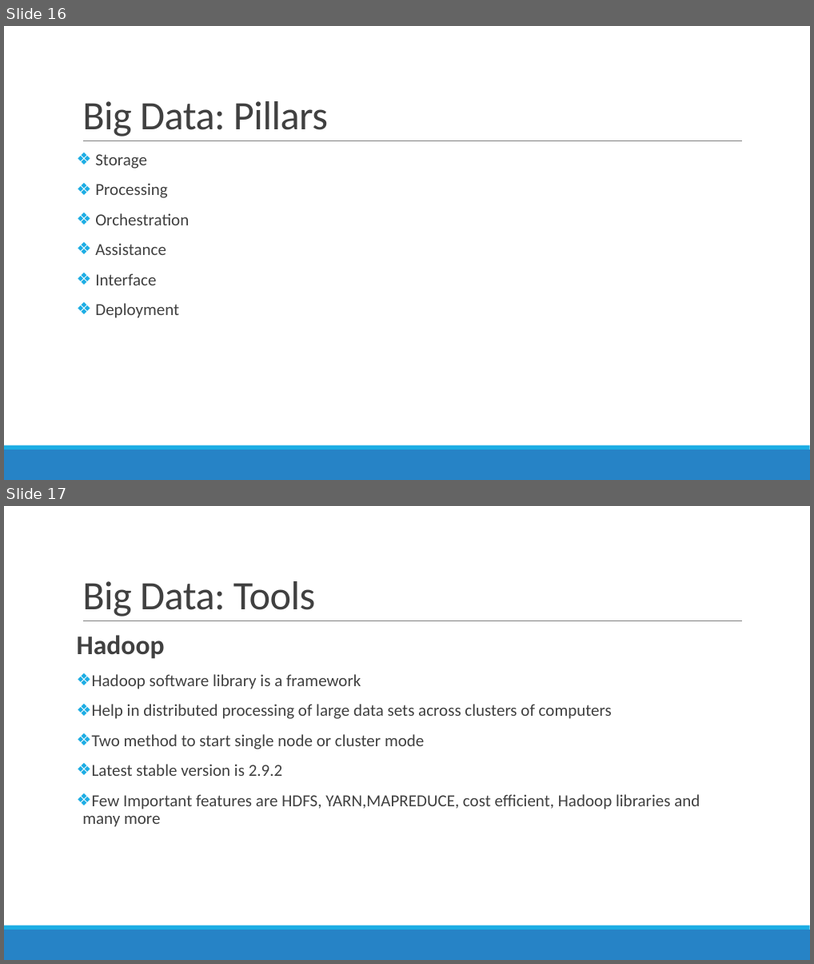
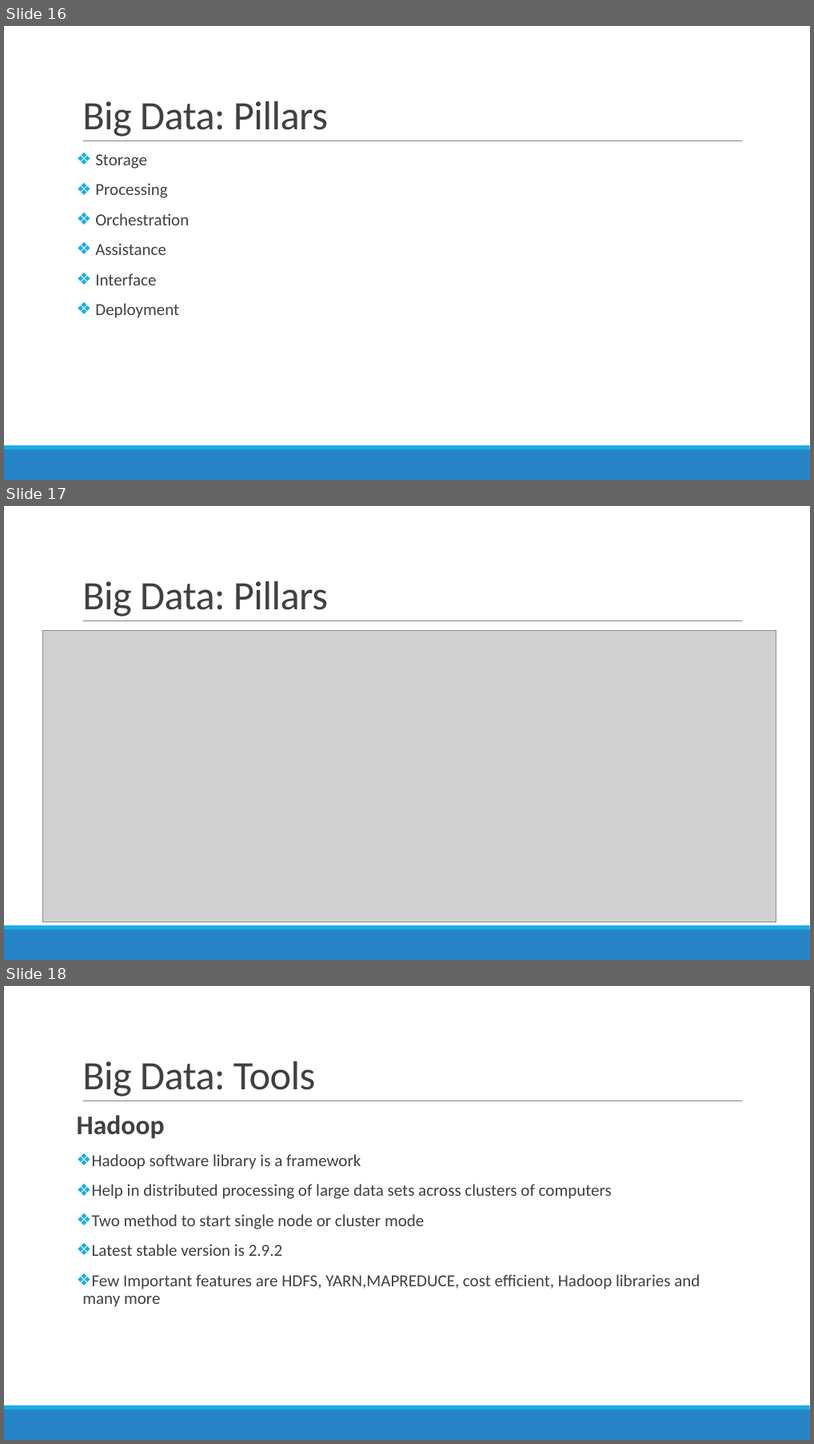
Before and after one commit to DistributedSystems-Fall2018-NEDUET/project-dist_sys, a slide deck: Project Interim Submission/Generic DS Framework.pptx. Shown one above the other, each under a label of ours: slides 16 and 17 before the commit, slides 16, 17 and 18 after it. The pictures are 814x964 and 814x1444 pixels, drawn with LibreOffice and Linux fonts; fonts in the diff are those of the drawing; grey boxes stand for pictures. Boxes give left, top, right and bottom in pixels: in the first picture for what was removed or moved away, otherwise in the second. Text is boxed around its words. In the diff, an @@ line names an element or a change of style, - is before the commit and + after.

Commit message:
added: big data pillars picture
Added: big data pillars picture

```diff
--- a/Project Interim Submission/Generic DS Framework.pptx
+++ b/Project Interim Submission/Generic DS Framework.pptx
@@ slide 17 added at (4, 506, 810, 960), background #FFFFFF; not listed: 3 template elements that a slide beside it also shows @@
@@ title added at (82, 581, 328, 616), 48 pt, text #404040 @@
+Big Data: Pillars
@@ picture added at (42, 630, 777, 921) @@
@@ what was slide 17 is now slide 18 @@
```
